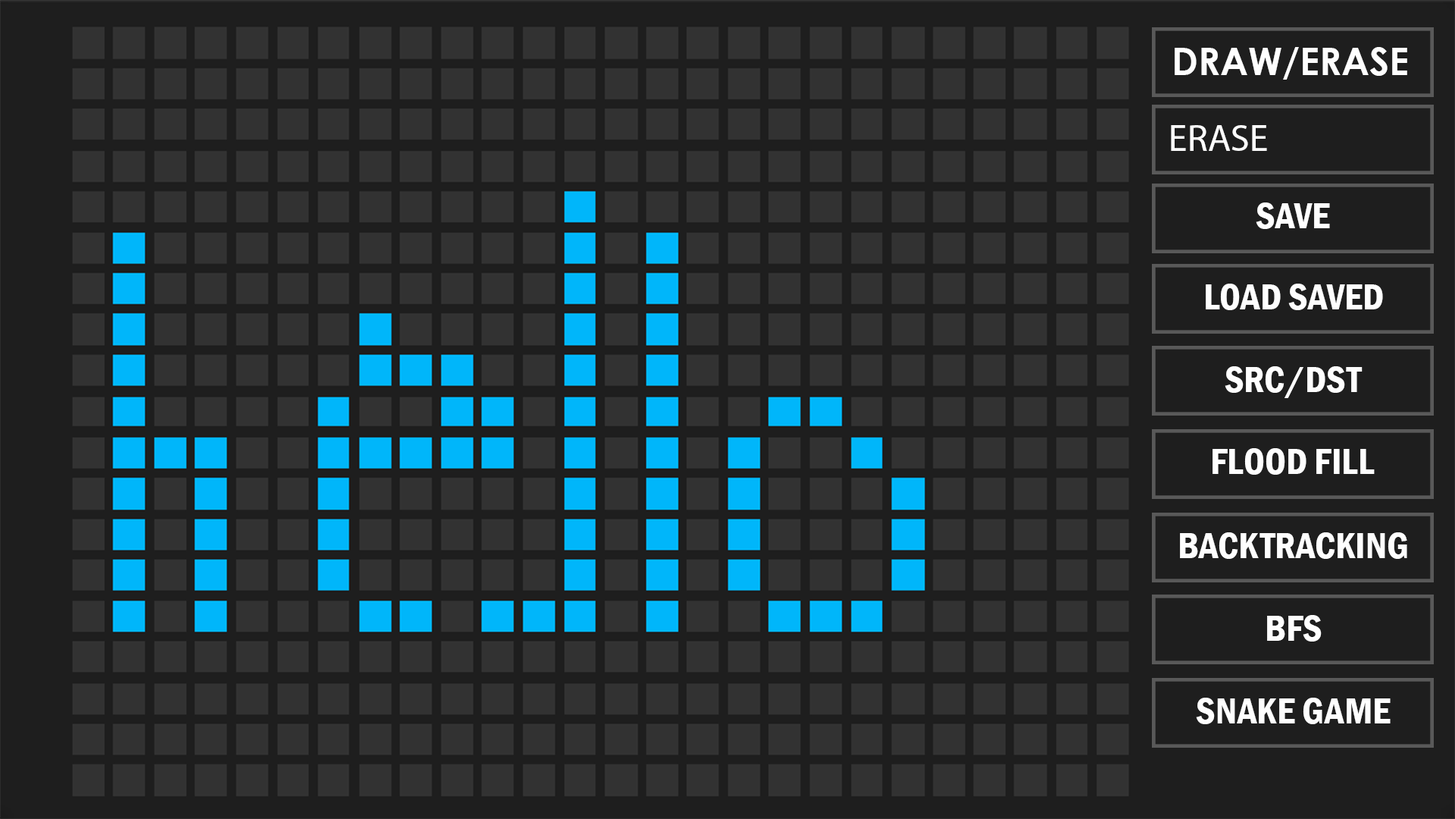
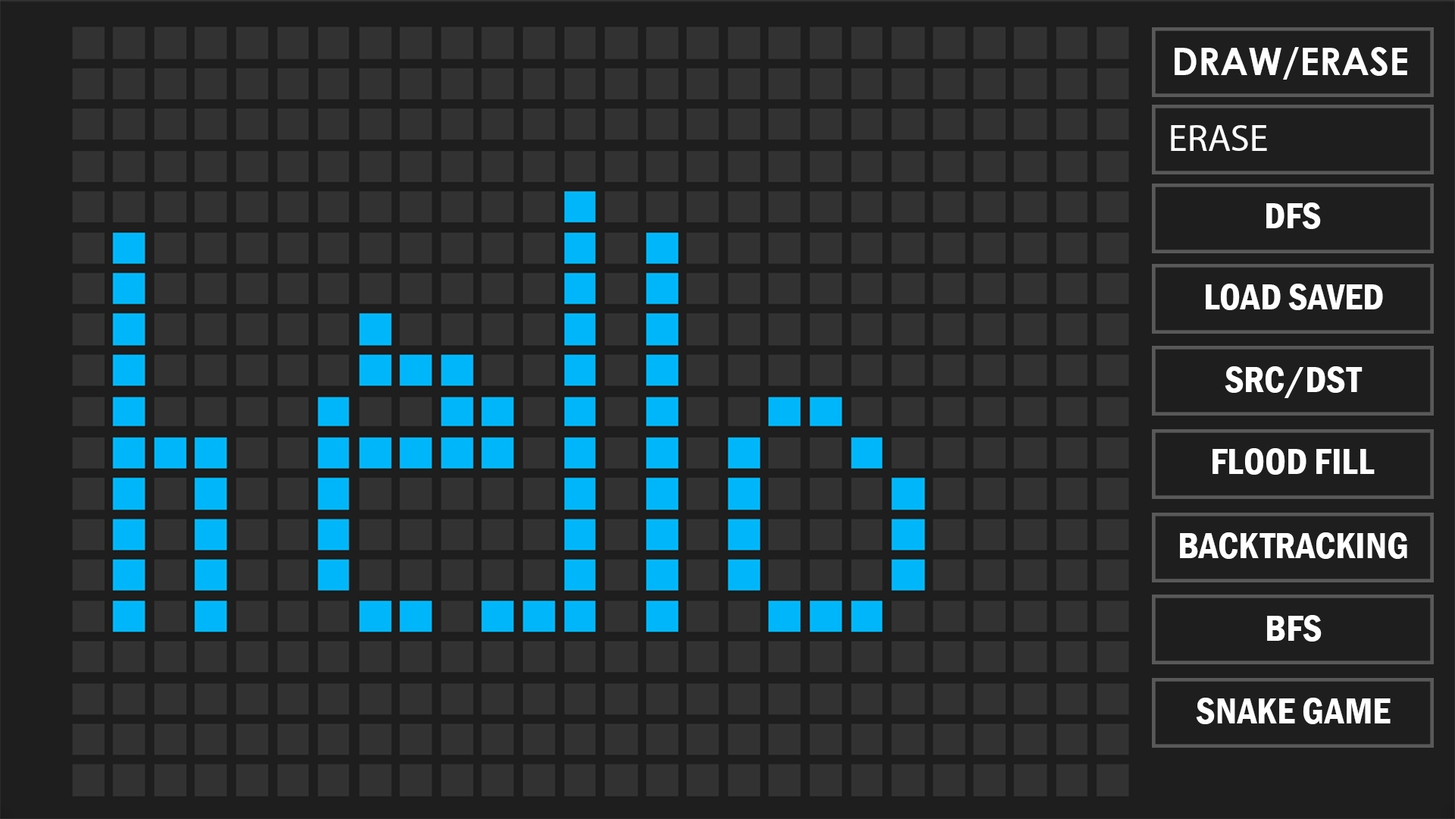
The second 1455 × 819 image is a revision of the first. Changes to its layers:
renamed "SAVE" to "DFS", painted on it over [1255, 202, 1331, 229]
